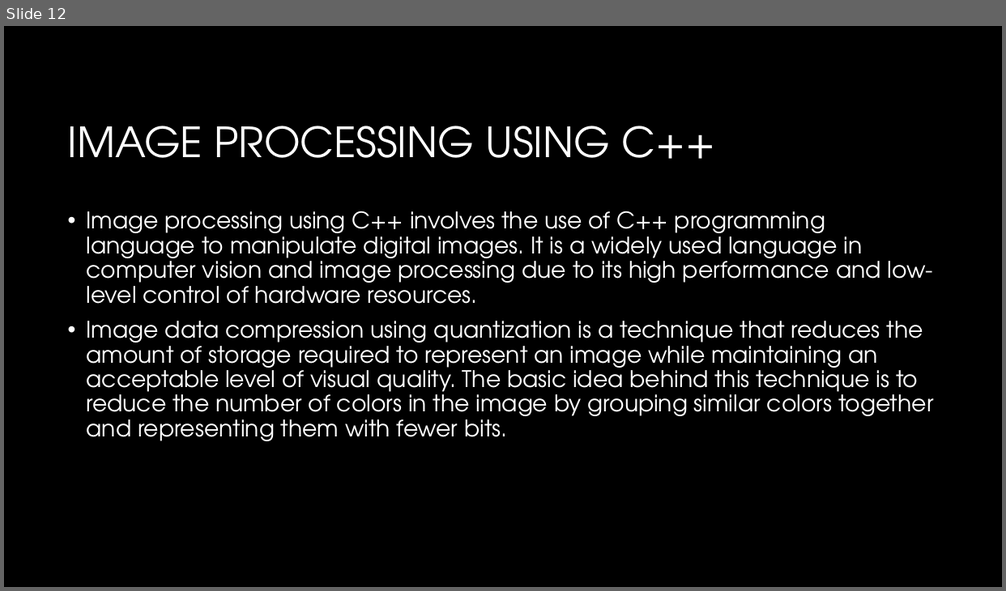
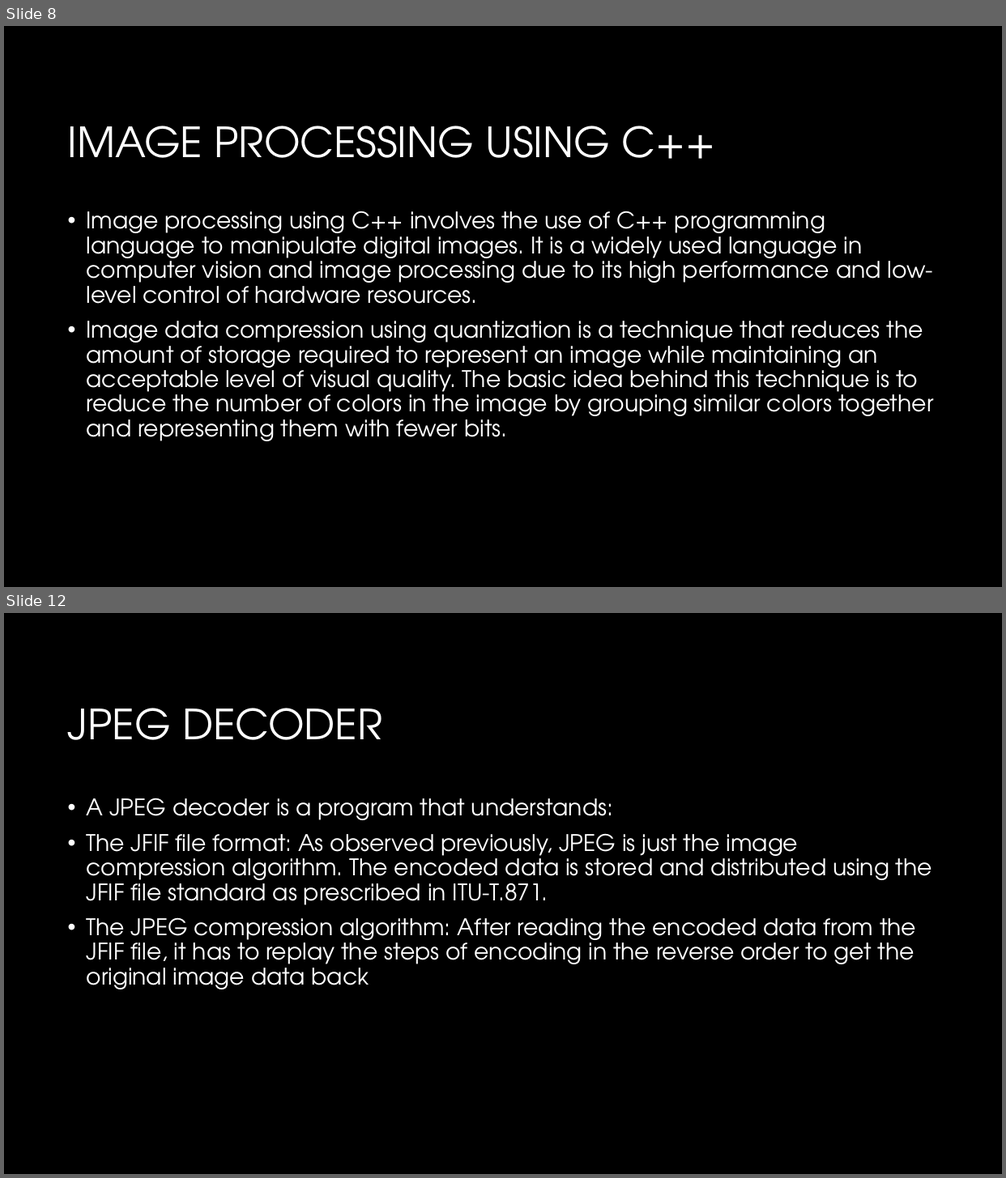
Before and after one commit to rishilss99/Distributed-CDS, a slide deck: Presentation.pptx. Shown one above the other, each under a label of ours: slide 12 before the commit, slides 8 and 12 after it; the slides between them are not shown. The pictures are 1006x591 and 1006x1178 pixels, drawn with LibreOffice and Linux fonts; fonts in the diff are those of the drawing; background and template pictures are left out. Boxes give left, top, right and bottom in pixels: in the first picture for what was removed or moved away, otherwise in the second. Text is boxed around its words. In the diff, an @@ line names an element or a change of style, - is before the commit and + after.

```diff
--- a/Presentation.pptx
+++ b/Presentation.pptx
@@ slide 12 added at bbox=[4, 613, 1002, 1174], background #000000 @@
@@ title added at bbox=[68, 708, 383, 740], 40 pt, text #FFFFFF @@
+JPEG DECODER
@@ text added at bbox=[87, 798, 932, 990], 22 pt, text #FFFFFF @@
+• A JPEG decoder is a program that understands:
+• The JFIF file format: As observed previously, JPEG is just the image compression algorithm. The encoded data is stored and distributed using the JFIF file standard as prescribed in ITU-T.871.
+• The JPEG compression algorithm: After reading the encoded data from the JFIF file, it has to replay the steps of encoding in the reverse order to get the original image data back
@@ what was slide 12 is now slide 8 @@
```
Also in this commit, not shown: 5 other slides added.
